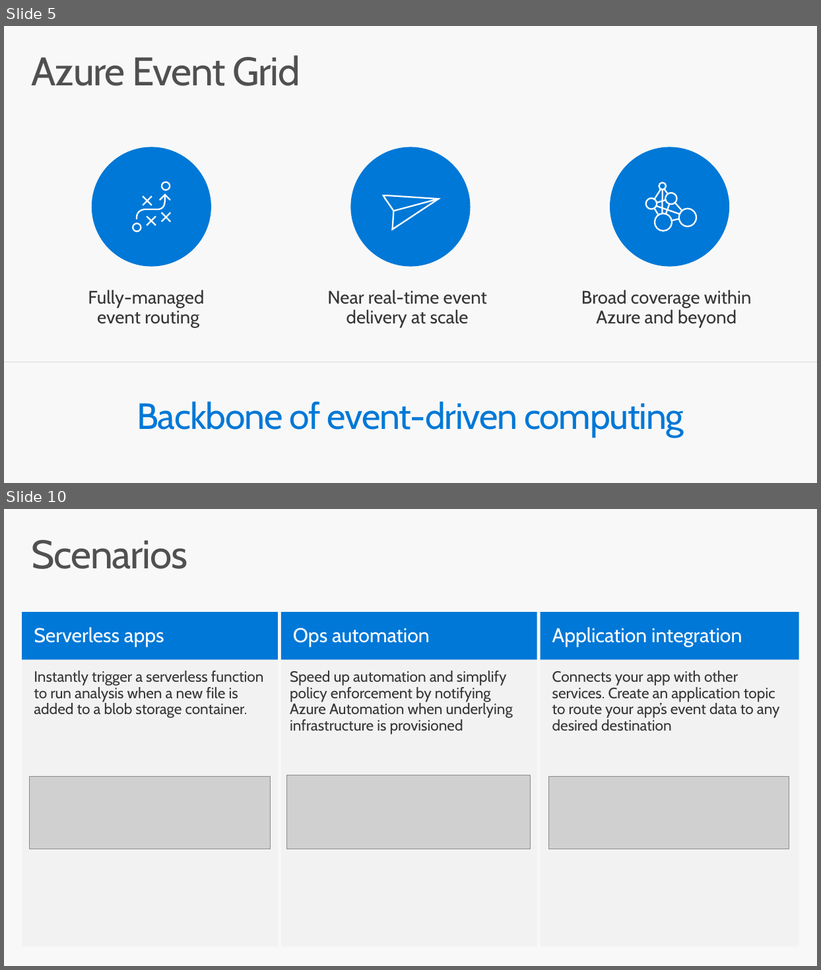
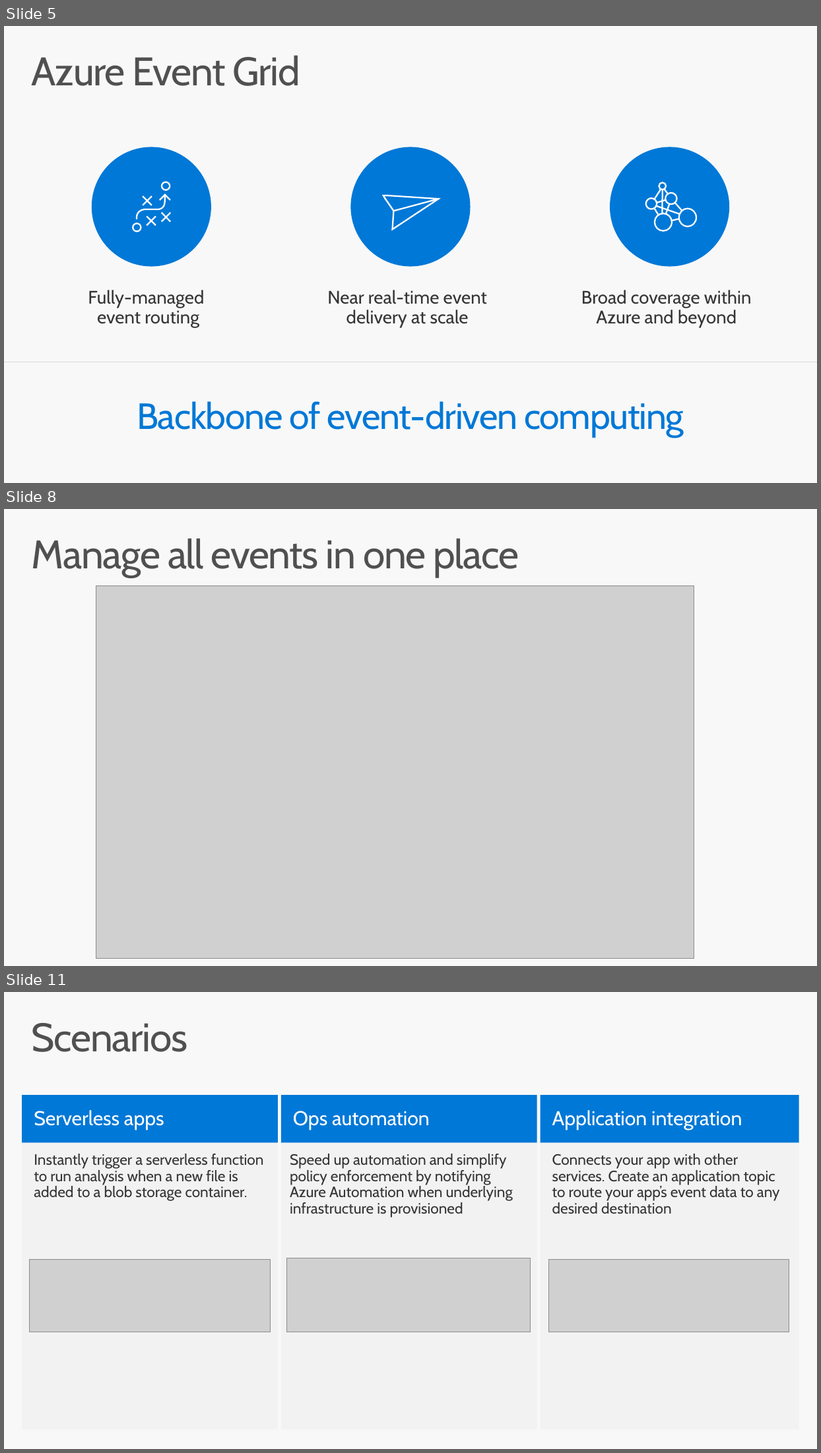
Before and after one commit to codingwithsasquatch/serverless_ninjas_workshop, a slide deck: 3-Event_Grid_Overview/Serverless_Workshop-Event_Grid_Overview.pptx. Shown one above the other, each under a label of ours: slides 5 and 10 before the commit, slides 5, 8 and 11 after it; the slides between them are not shown. The pictures are 821x970 and 821x1453 pixels, drawn with LibreOffice and Linux fonts; fonts in the diff are those of the drawing; grey boxes stand for pictures. Boxes give left, top, right and bottom in pixels: in the first picture for what was removed or moved away, otherwise in the second. Text is boxed around its words. In the diff, an @@ line names an element or a change of style, - is before the commit and + after.

```diff
--- a/3-Event_Grid_Overview/Serverless_Workshop-Event_Grid_Overview.pptx
+++ b/3-Event_Grid_Overview/Serverless_Workshop-Event_Grid_Overview.pptx
@@ slide 8 added at (x1=4, y1=509, x2=817, y2=966), background #F8F8F8 @@
@@ title added at (x1=32, y1=538, x2=519, y2=577), 47 pt, text #505050 @@
+Manage all events in one place
@@ picture added at (x1=96, y1=586, x2=694, y2=959) @@
@@ what was slide 10 is now slide 11 @@
```
Also in this commit, not shown: 1 slide changed.
